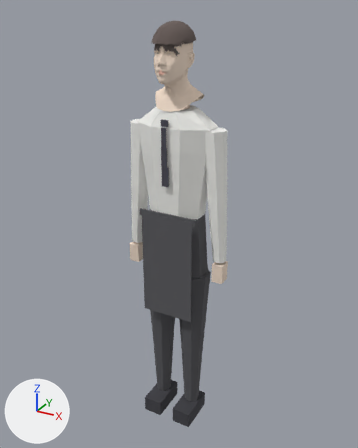
What one commit did to the glTF model godot/assets/3d/characters/heroes/john_frank_gnm.glb.
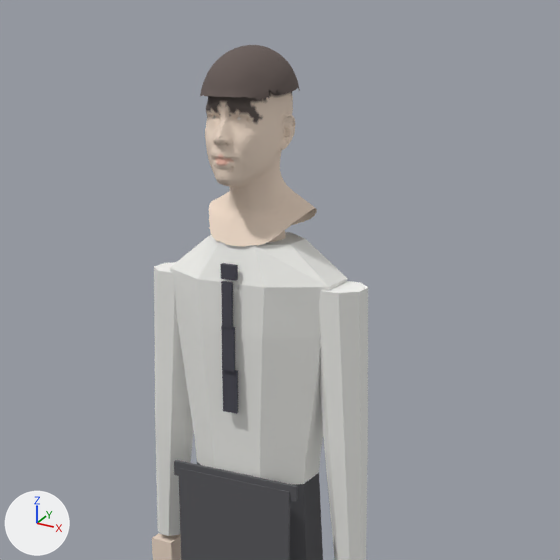
Each version appears first whole from a 50 mm lens placed at (1.071, -1.93, 0.376), pointed at (-0.017, 0.048, -0.613), and next in a close-up on the part from 17% to 88% of the width and 0% to 57% of the height. The lights are fixed; the arrows at lower left show +X, +Y and +Z. The first two pictures are the older version. Vertices at exactly the same position are counted once.

The scene before the commit, as lines of its bpy script (objects in view):
```python
me_john_frank_portrait = bpy.data.meshes.new('john_frank_portrait')
me_john_frank_portrait.from_pydata(...)  # 6615 vertices, 13086 faces; spans x -0.26..0.26, y -0.15..0.11, z -1.72..0.32
me_john_frank_portrait.materials.append(mat_vertexcolor)
ob_john_frank_portrait = bpy.data.objects.new('john_frank_portrait', me_john_frank_portrait)
ob_john_frank_portrait.location = (0.0, 0.0, 0.0)
```
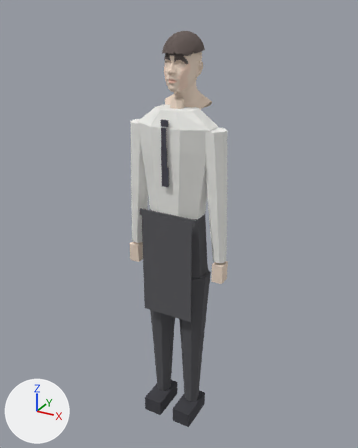
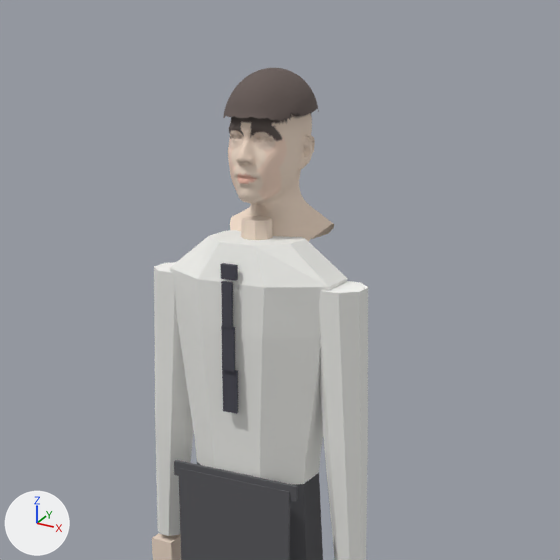
Commit message: GNM portraits: weld heads to necks + finer faces + facial shading

Where the change shows, as pixel boxes (x1, y1, x2, y2) in the close-ups (560 x 560 px; the box of a moved part takes in the faces that stretch with it):
'john_frank_portrait', reshaped: before (152, 45, 368, 560); after (152, 68, 368, 560)
part 1 of me_john_frank_portrait, added: after (241, 216, 273, 240)
part 2 of me_john_frank_portrait, moved or reshaped: before (198, 45, 328, 288); after (223, 68, 334, 242)

What the commit changed:
me_john_frank_portrait is used by ob_john_frank_portrait; location (0.0, 0.0, 0.0).
me_john_frank_portrait had 6615 vertices, 13086 faces and spanned x -0.26..0.26, y -0.15..0.11, z -1.72..0.32.
me_john_frank_portrait now has 7203 vertices, 14273 faces and spans x -0.26..0.26, y -0.13..0.18, z -1.72..0.28.
me_john_frank_portrait part 1: a new loose piece, an 8-sided cut cone along z (radius 0.036 at the low end, 0.03 at the high end) spanning x -0.033..0.033, y -0.032..0.032, z -0.105..0.005, in mat_vertexcolor.
me_john_frank_portrait part 2: 147 vertices moved within x -0.07..0.07, y -0.05..0.09, z 0.0..0.28; 5999 vertices removed from x -0.11..0.11, y -0.15..0.09, z -0.05..0.32; 6571 vertices added at x -0.11..0.11, y -0.06..0.18, z -0.08..0.28.
